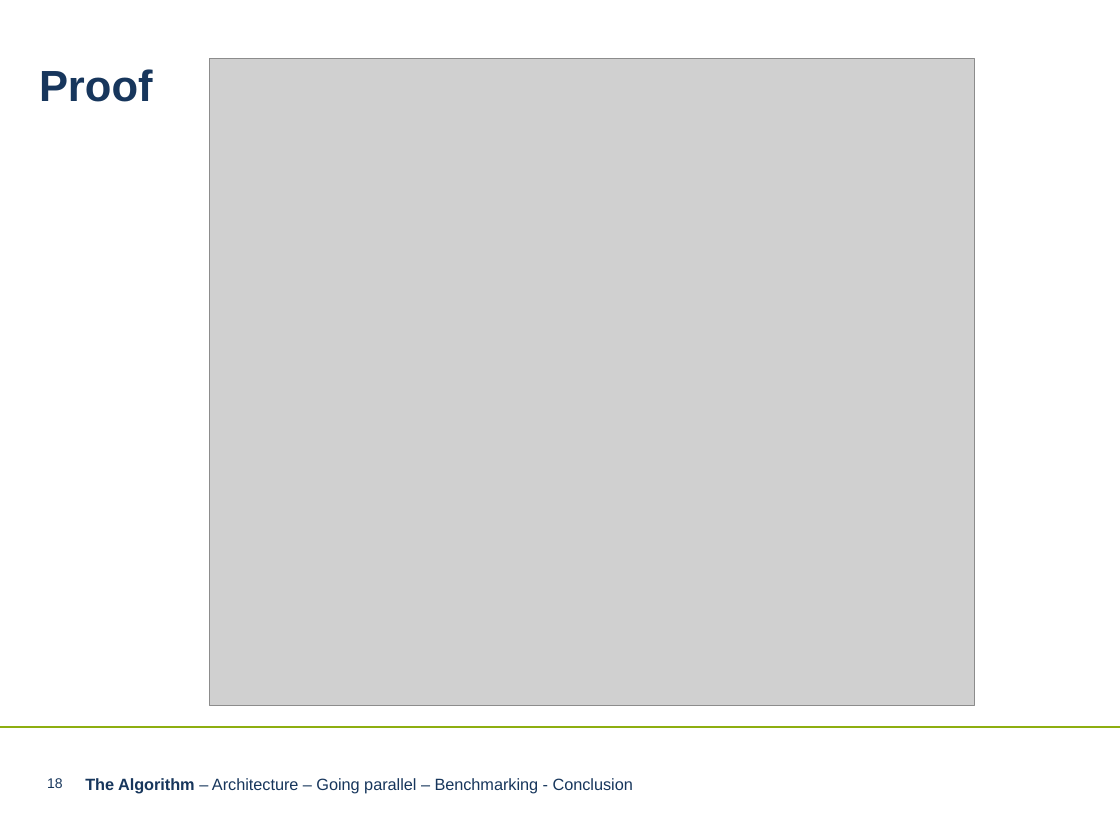
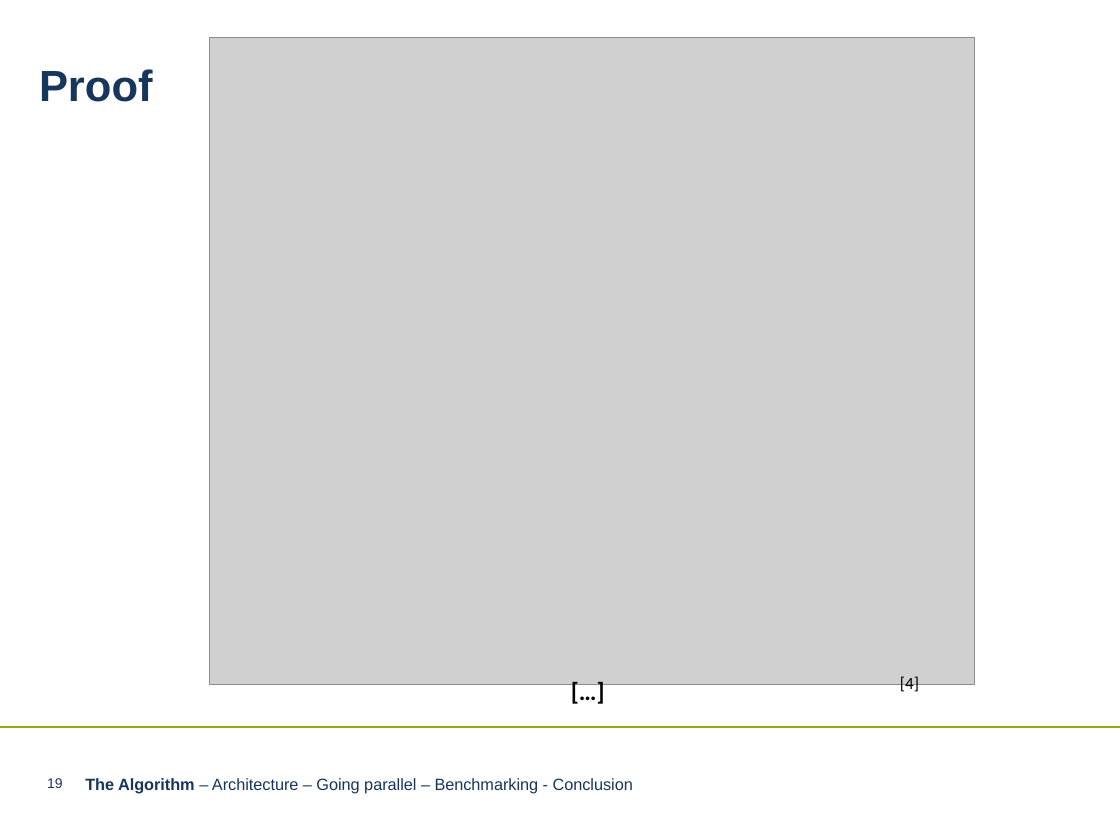
Before and after one commit to LnFlg/Perceptron, a slide deck: slide 19 of Perceptron Algorithm neueres PPT-Format.pptx (slide 18 before the commit). Drawn at 1120x840 pixels with LibreOffice and Linux fonts; fonts in the diff are those of the drawing; grey boxes stand for pictures; background and template pictures are left out. Boxes give left, top, right and bottom in pixels: in the first picture for what was removed or moved away, otherwise in the second. Text is boxed around its words. In the diff, an @@ line names an element or a change of style, - is before the commit and + after.

```diff
--- a/Perceptron Algorithm neueres PPT-Format.pptx
+++ b/Perceptron Algorithm neueres PPT-Format.pptx
@@ picture: place and size @@
-picture at (209,58,974,706)
+picture at (209,38,974,685)
@@ text added at (560,671,675,712), 16 pt, text #000000, bold @@
+[…]
@@ text added at (900,676,919,694), 11 pt, text #000000 @@
+[4]
```
Also in this commit, not shown: 26 other slides changed, 4 slides added.
